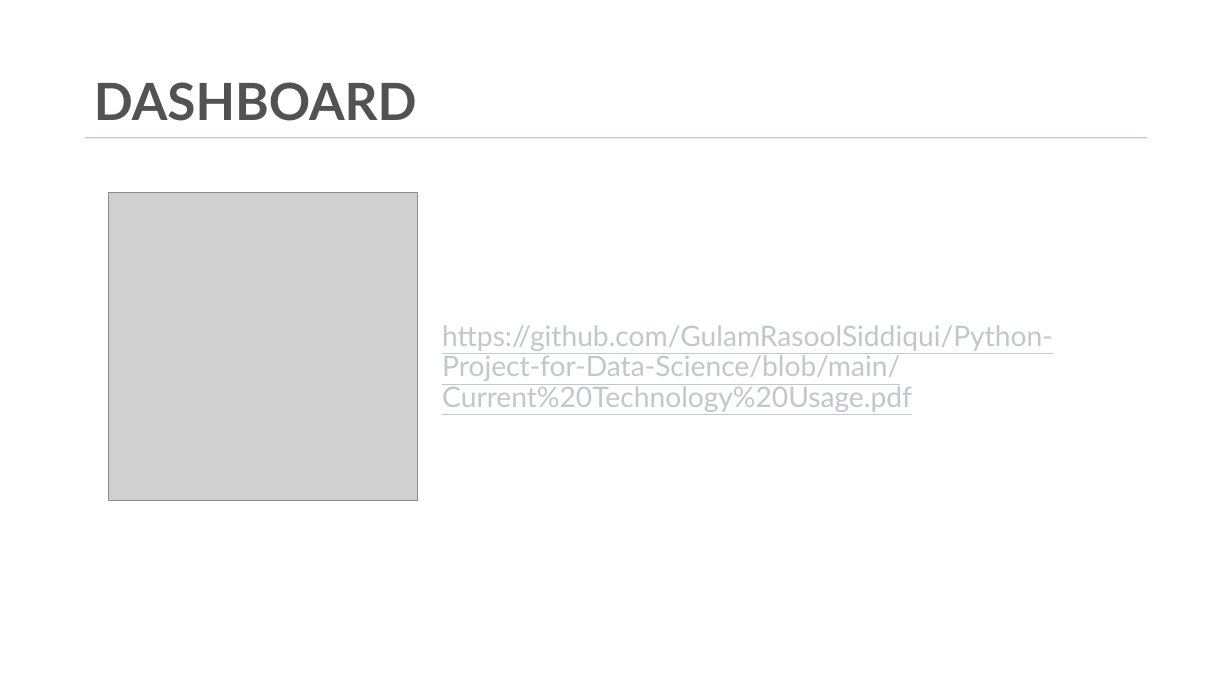
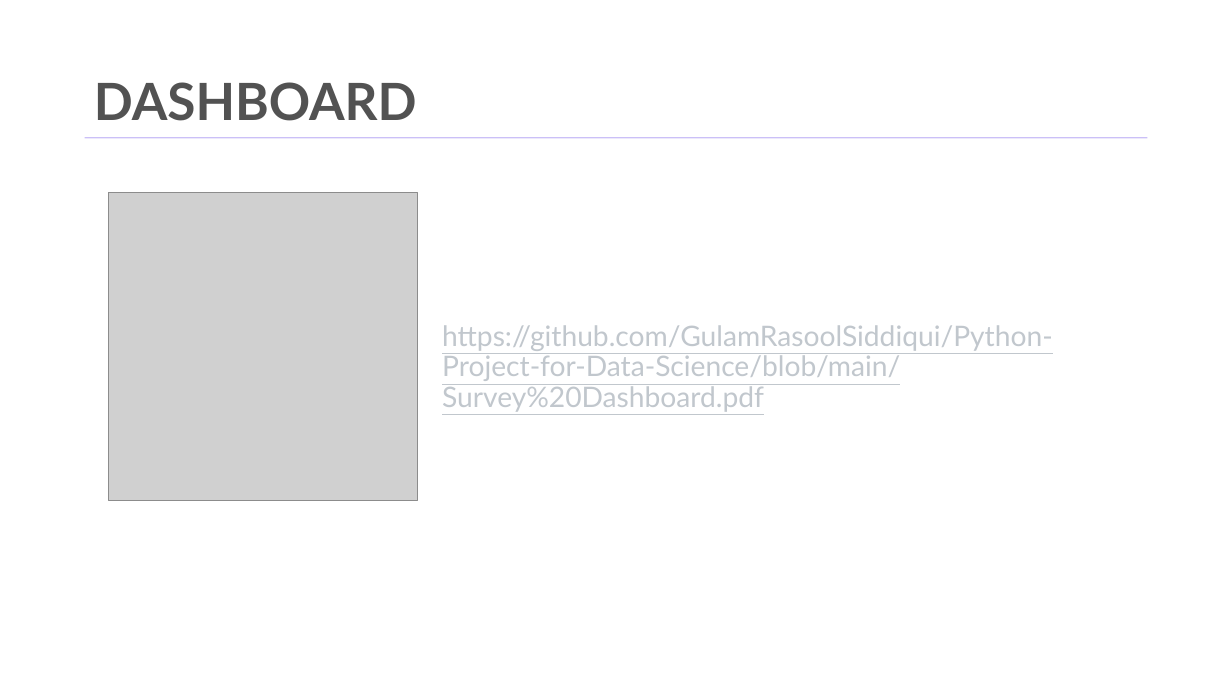
Before and after one commit to GulamRasoolSiddiqui/Python-Project-for-Data-Science, a slide deck: slide 11 of Survey Data Analysis.pptx. Drawn at 1232x693 pixels with LibreOffice and Linux fonts; fonts in the diff are those of the drawing; grey boxes stand for pictures; background and template pictures are left out. Boxes give left, top, right and bottom in pixels: in the first picture for what was removed or moved away, otherwise in the second. Text is boxed around its words. In the diff, an @@ line names an element or a change of style, - is before the commit and + after.

```diff
--- a/Survey Data Analysis.pptx
+++ b/Survey Data Analysis.pptx
@@ text at box(442, 325, 1053, 412): text changed @@
-https://github.com/GulamRasoolSiddiqui/Python-Project-for-Data-Science/blob/main/Current%20Technology%20Usage.pdf
+https://github.com/GulamRasoolSiddiqui/Python-Project-for-Data-Science/blob/main/Survey%20Dashboard.pdf
```
